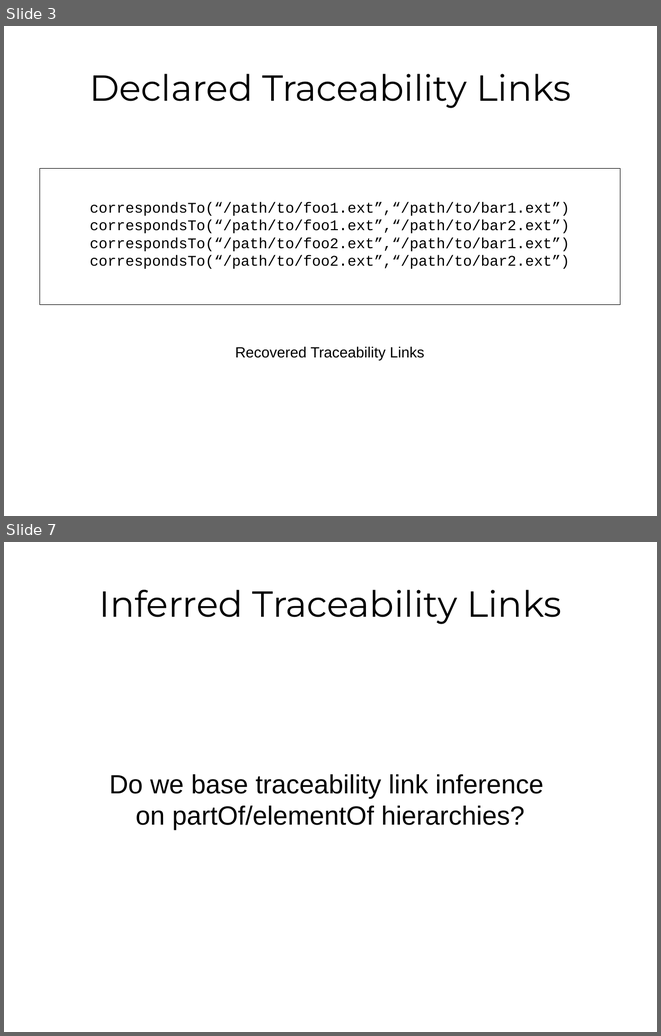
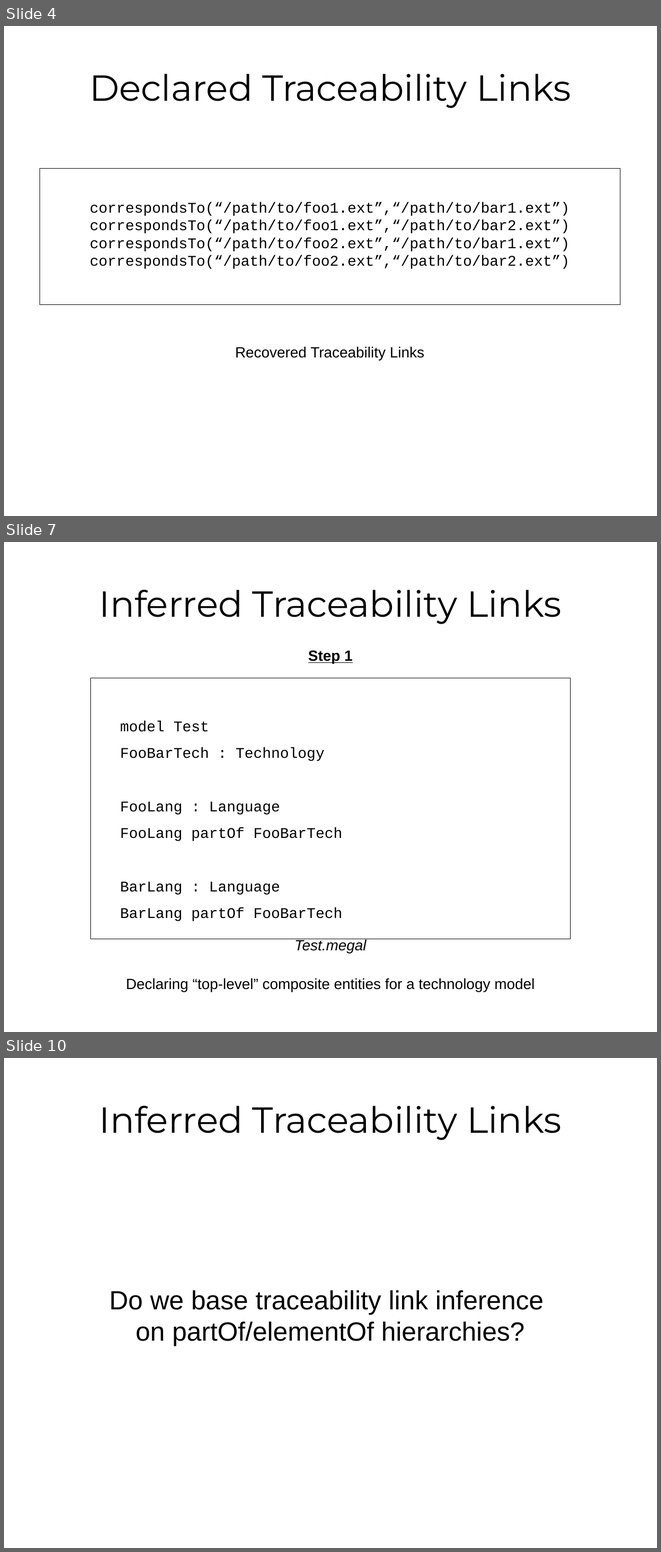
Before and after one commit to hayasam/megal-traceability, a slide deck: notes/meeting-2015-03-31-traceability-link-recovery.odp. Shown one above the other, each under a label of ours: slides 3 and 7 before the commit, slides 4, 7 and 10 after it; the slides between them are not shown. The pictures are 661x1036 and 661x1552 pixels, drawn with LibreOffice and Linux fonts; fonts in the diff are those of the drawing. Boxes give left, top, right and bottom in pixels: in the first picture for what was removed or moved away, otherwise in the second. Text is boxed around its words. In the diff, an @@ line names an element or a change of style, - is before the commit and + after.

```diff
--- a/notes/meeting-2015-03-31-traceability-link-recovery.odp
+++ b/notes/meeting-2015-03-31-traceability-link-recovery.odp
@@ slide 7 added at [4,542,657,1032], background #FFFFFF @@
@@ title added at [99,590,561,624], 44 pt, text #000000 @@
+Inferred Traceability Links
@@ text added at [308,650,353,663], 18 pt, text #000000, bold, underline @@
+Step 1
@@ rectangle added at [90,678,571,939], outline #000000 0 pt, 18 pt, text #000000 @@
+model Test
+FooBarTech : Technology
+FooLang : Language
+FooLang partOf FooBarTech
+BarLang : Language
+BarLang partOf FooBarTech
@@ text added at [294,938,367,953], 18 pt, text #000000, italic @@
+Test.megal
@@ text added at [126,978,535,992], 18 pt, text #000000 @@
+Declaring “top-level” composite entities for a technology model
@@ what was slide 3 is now slide 4 @@
@@ what was slide 7 is now slide 10 @@
```
Also in this commit, not shown: 3 slides changed, 2 other slides added, 1 other file.
